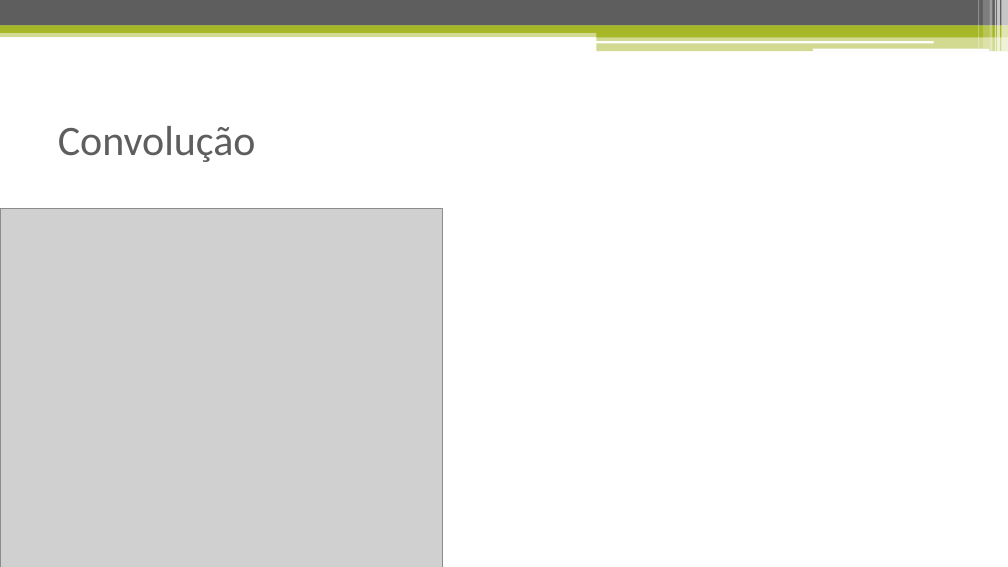
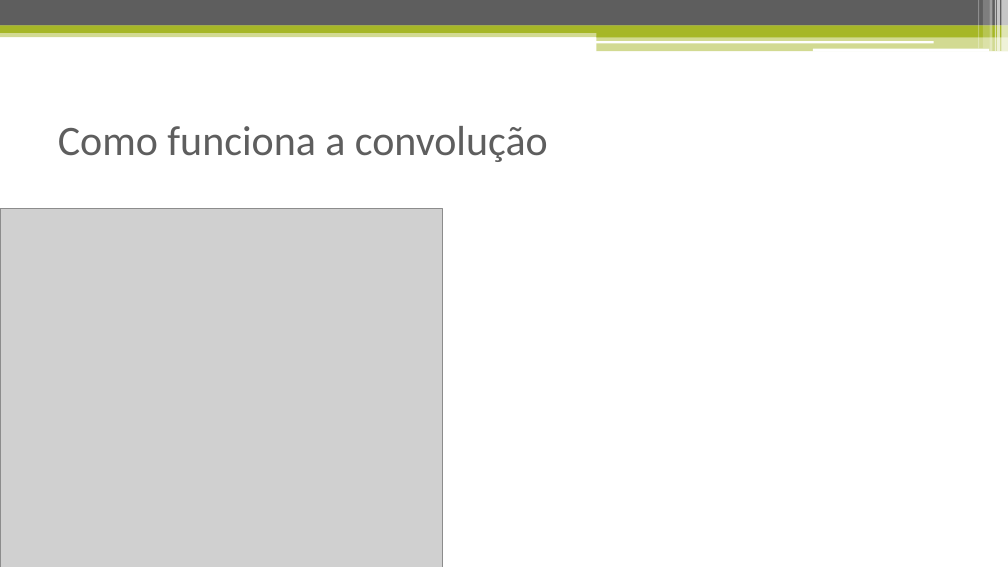
Before and after one commit to isacra/isacradoctoralstuffs, a slide deck: slide 8 of Apresentacoes/Redes Neurais Convolucionais.pptx (slide 5 before the commit). Drawn at 1008x567 pixels with LibreOffice and Linux fonts; fonts in the diff are those of the drawing; grey boxes stand for pictures. Boxes give left, top, right and bottom in pixels: in the first picture for what was removed or moved away, otherwise in the second. Text is boxed around its words. In the diff, an @@ line names an element or a change of style, - is before the commit and + after.

```diff
--- a/Apresentacoes/Redes Neurais Convolucionais.pptx
+++ b/Apresentacoes/Redes Neurais Convolucionais.pptx
@@ title at (58,126,548,162): text changed @@
-Convolução
+Como funciona a convolução
```
Also in this commit, not shown: 1 other slide changed, 3 slides added, 7 other files.
